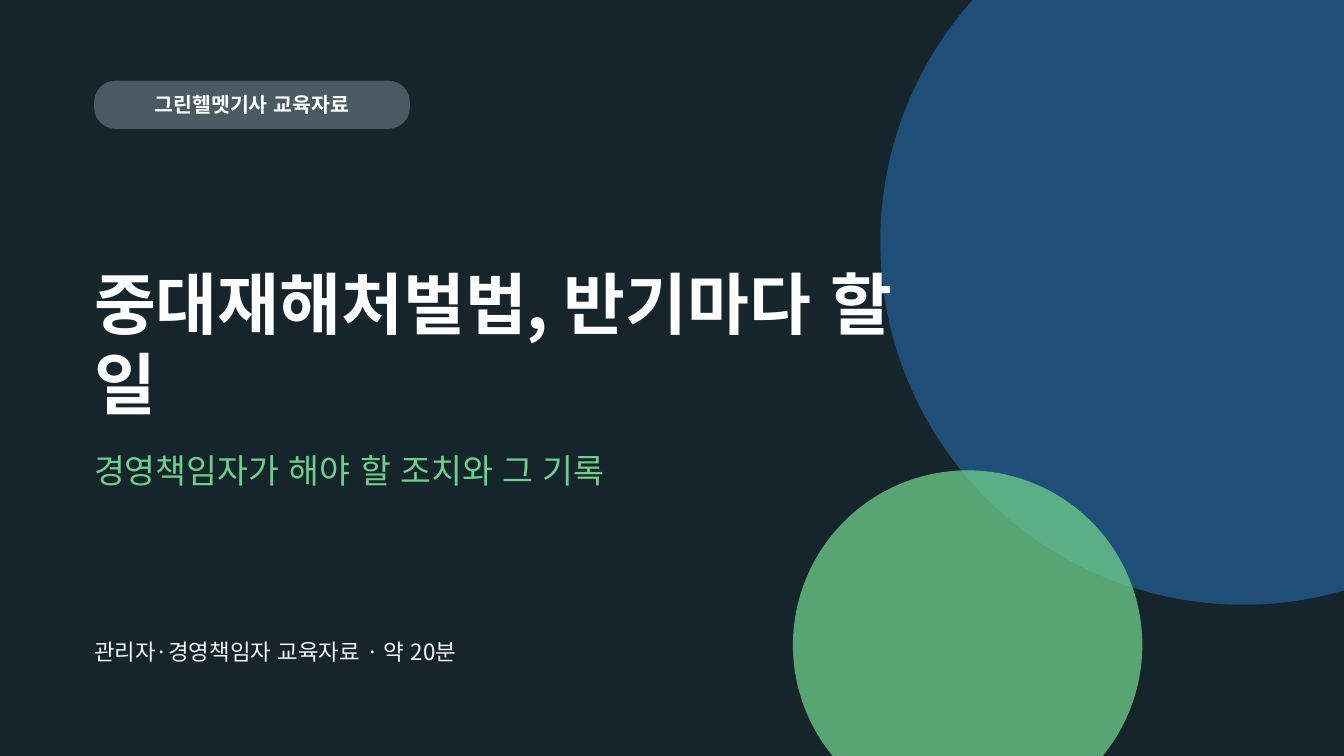
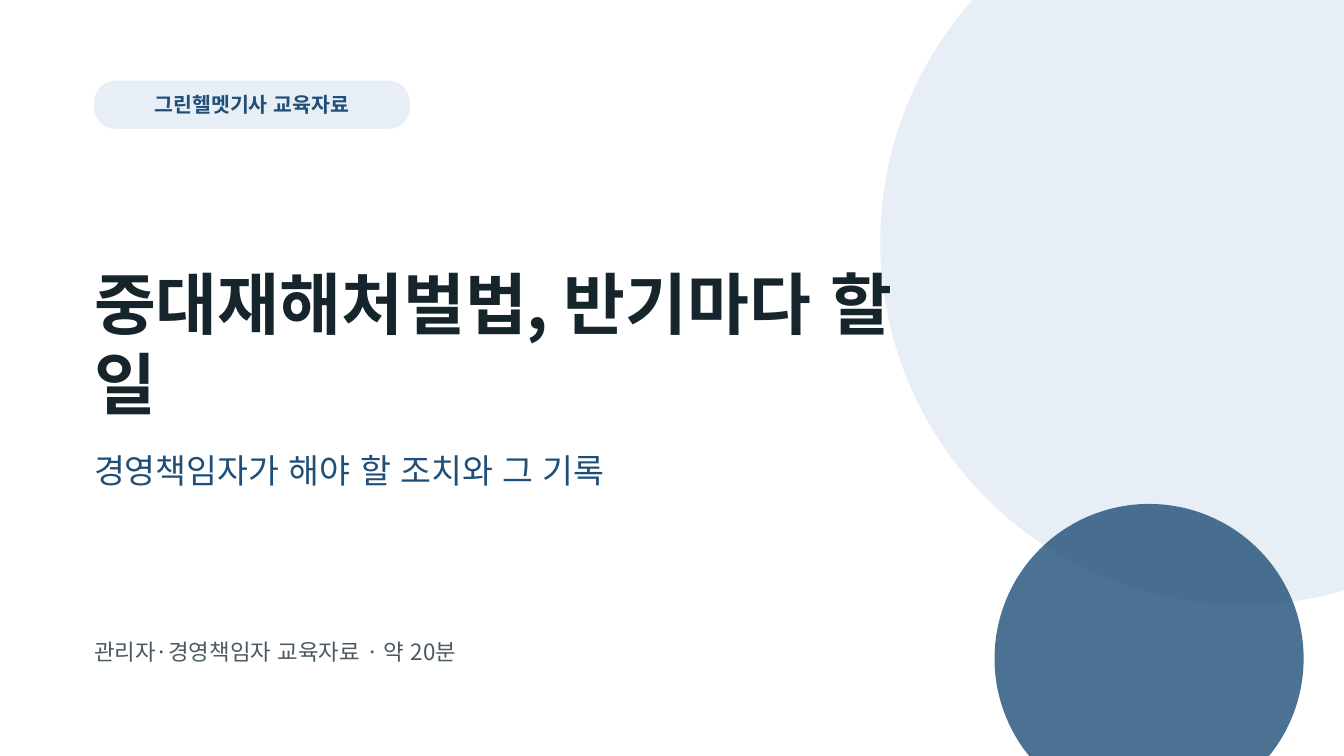
Before and after one commit to edward40-code/greenhelmet, a slide deck: slide 1 of public/library/edu-sapa.pptx. Drawn at 1344x756 pixels with LibreOffice and Linux fonts; fonts in the diff are those of the drawing. Boxes give left, top, right and bottom in pixels: in the first picture for what was removed or moved away, otherwise in the second. Text is boxed around its words. In the diff, an @@ line names an element or a change of style, - is before the commit and + after.

```diff
--- a/public/library/edu-sapa.pptx
+++ b/public/library/edu-sapa.pptx
@@ background #16242B to #FFFFFF @@
@@ ellipse at [880, 0, 1344, 605]: fill #1F4E79 to #E8EEF5 @@
@@ rounded rectangle "그린헬멧기사 교육자료" at [94, 81, 410, 129]: text colour #FFFFFF to #1F4E79; fill #4A5A63 to #E8EEF5 @@
@@ title "중대재해처벌법, 반기마다 할 일" at [94, 272, 892, 415]: text colour #FFFFFF to #16242B @@
@@ text "경영책임자가 해야 할 조치와 그 ..." at [94, 455, 605, 486]: text colour #6FD08C to #1F4E79 @@
@@ ellipse: place and size @@
-ellipse at [793, 470, 1142, 756]
+ellipse at [995, 504, 1304, 756]
@@ ellipse at [995, 504, 1304, 756]: fill #6FD08C at 75% opacity to #1F4E79 at 80% opacity @@
@@ text "관리자·경영책임자 교육자료 · 약 20분" at [94, 641, 456, 662]: text colour #F1F5F4 to #4A5A63 @@
```
Also in this commit, not shown: 14 other files.
